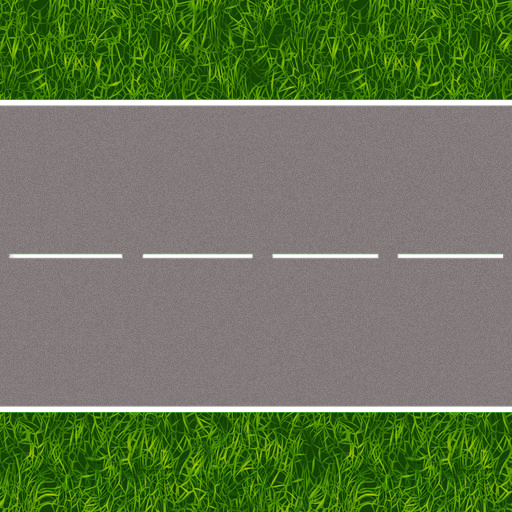
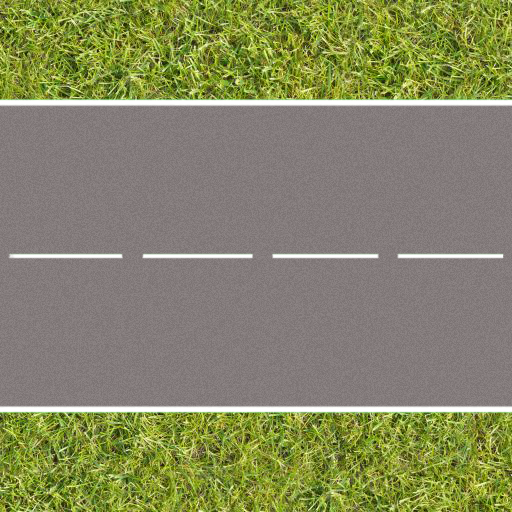
Before/after of a 512×512 layered artwork. What changed in the layer stack:
moved "Layer 2" below "baanstuk-recht", painted on it over left=0, top=0, right=512, bottom=512
